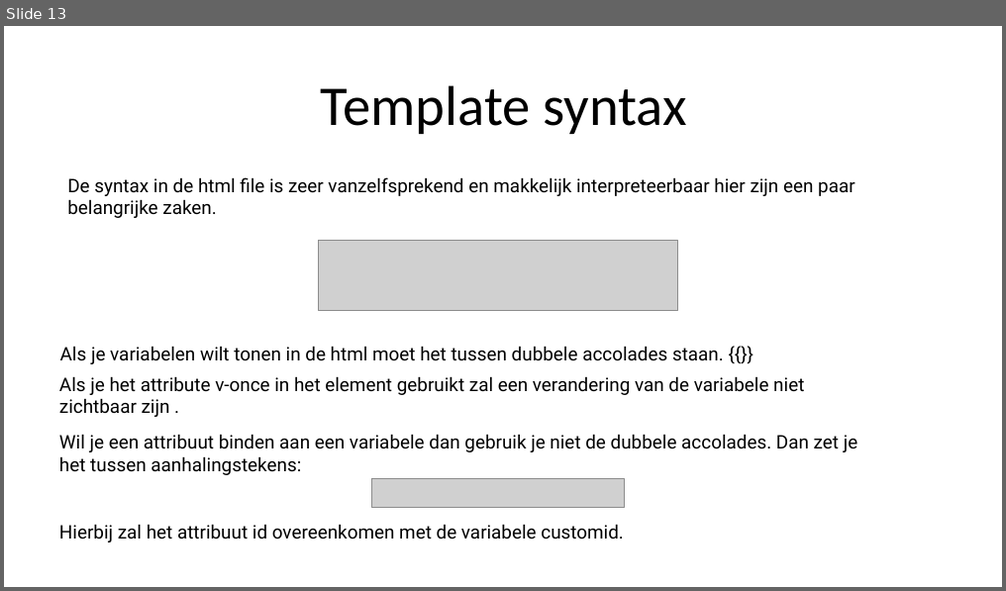
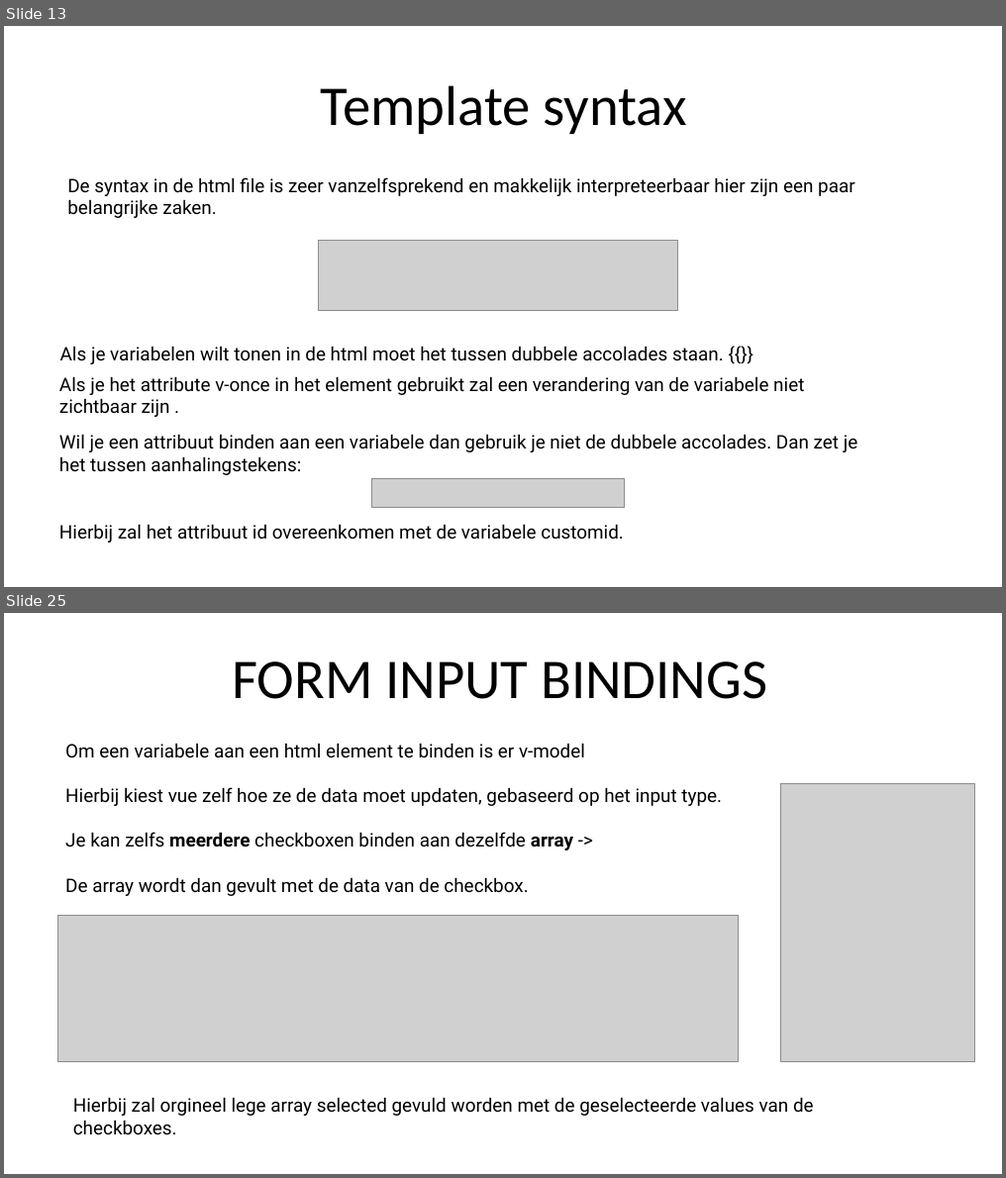
Before and after one commit to sepperenty/web-research-3, a slide deck: newTech/slideshow.pptx. Shown one above the other, each under a label of ours: slide 13 before the commit, slides 13 and 25 after it; the slides between them are not shown. The pictures are 1006x591 and 1006x1178 pixels, drawn with LibreOffice and Linux fonts; fonts in the diff are those of the drawing; grey boxes stand for pictures. Boxes give left, top, right and bottom in pixels: in the first picture for what was removed or moved away, otherwise in the second. Text is boxed around its words. In the diff, an @@ line names an element or a change of style, - is before the commit and + after.

```diff
--- a/newTech/slideshow.pptx
+++ b/newTech/slideshow.pptx
@@ slide 25 added at [4, 613, 1002, 1174], background #FFFFFF @@
@@ text added at [232, 662, 767, 699], 54 pt, text #000000 @@
+FORM INPUT BINDINGS
@@ text added at [65, 743, 722, 896], 18 pt, text #000000 @@
+Om een variabele aan een html element te binden is er v-model
+Hierbij kiest vue zelf hoe ze de data moet updaten, gebaseerd op het input type.
+Je kan zelfs meerdere checkboxen binden aan dezelfde array ->
+De array wordt dan gevult met de data van de checkbox.
@@ picture added at [780, 783, 974, 1062] @@
@@ picture added at [57, 916, 738, 1062] @@
@@ text added at [73, 1097, 814, 1136], 18 pt, text #000000 @@
+Hierbij zal orgineel lege array selected gevuld worden met de geselecteerde values van de checkboxes.
```
Also in this commit, not shown: 1 slide changed, 11 other slides added, 1 slide removed, 15 other files.
